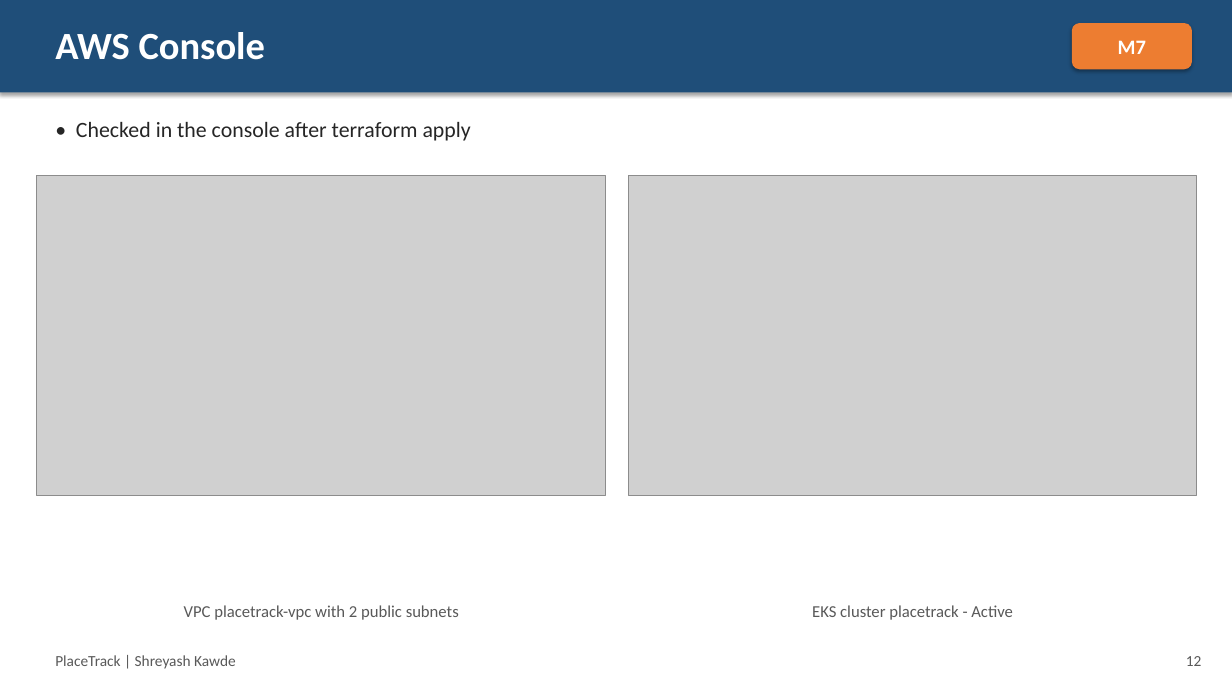
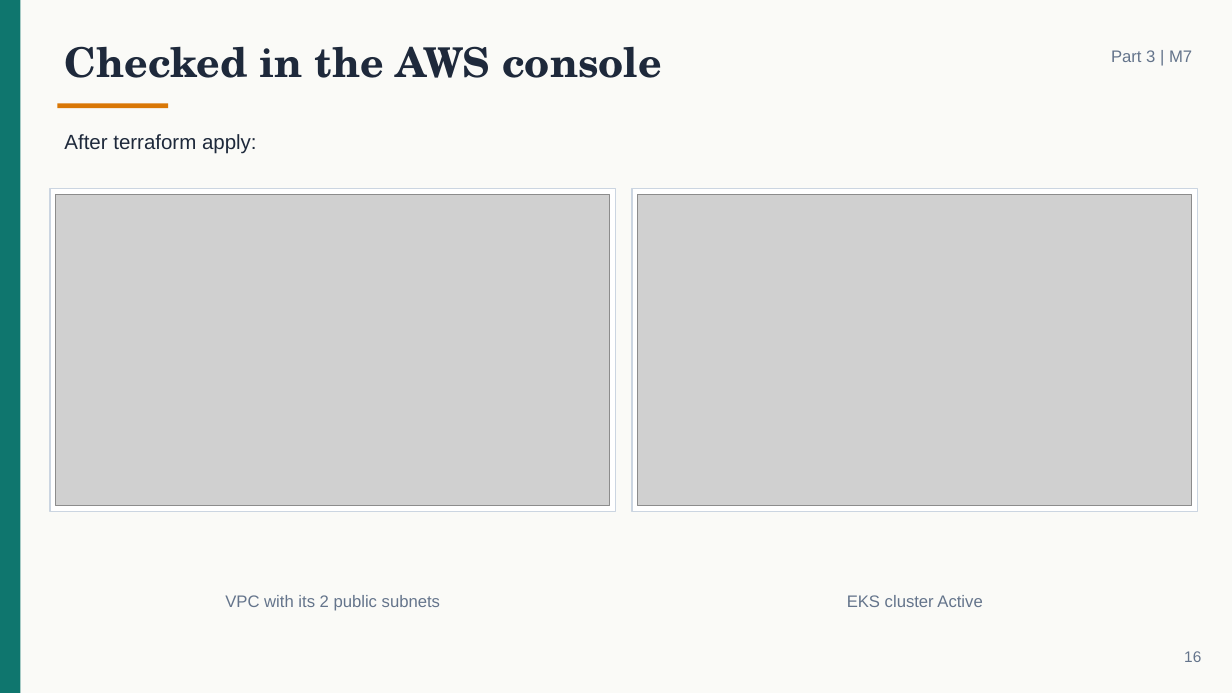
Before and after one commit to Shreyash-Beyond-Journeys-End/Devops_Final_Project, a slide deck: slide 16 of PlaceTrack-Capstone.pptx (slide 12 before the commit). Drawn at 1232x693 pixels with LibreOffice and Linux fonts; fonts in the diff are those of the drawing; grey boxes stand for pictures. Boxes give left, top, right and bottom in pixels: in the first picture for what was removed or moved away, otherwise in the second. Text is boxed around its words. In the diff, an @@ line names an element or a change of style, - is before the commit and + after.

```diff
--- a/PlaceTrack-Capstone.pptx
+++ b/PlaceTrack-Capstone.pptx
@@ rectangle removed at bbox=[0, 0, 1232, 92] @@
@@ rectangle added at bbox=[0, 0, 1232, 693], fill #FAFAF7 @@
@@ rectangle added at bbox=[0, 0, 20, 693], fill #0F766E @@
@@ rounded rectangle removed at bbox=[1072, 23, 1192, 69] @@
-M7
@@ text at bbox=[64, 46, 662, 78]: text changed; size 30 to 32 pt; font Calibri to TeX Gyre Schola; text colour #FFFFFF to #1E293B @@
-AWS Console
+Checked in the AWS console
@@ text added at bbox=[1111, 50, 1192, 62], 13 pt, text #64748B @@
+Part 3 | M7
@@ rectangle added at bbox=[57, 104, 168, 108], fill #D97706 @@
@@ text at bbox=[64, 134, 257, 154]: text changed; size 17 to 16 pt; font Calibri to Arial; text colour #262626 to #1E293B @@
-• Checked in the console after terraform apply
+After terraform apply:
@@ rectangle added at bbox=[50, 189, 616, 512], fill #FFFFFF, outline #CBD5E1 1 pt @@
@@ picture: place and size @@
-picture at bbox=[37, 176, 605, 495]
+picture at bbox=[55, 194, 610, 506]
@@ rectangle added at bbox=[632, 189, 1198, 512], fill #FFFFFF, outline #CBD5E1 1 pt @@
@@ picture: place and size @@
-picture at bbox=[628, 176, 1197, 495]
+picture at bbox=[638, 194, 1192, 506]
@@ text at bbox=[225, 595, 440, 611]: text changed; font Calibri to Arial; text colour #595959 to #64748B @@
-VPC placetrack-vpc with 2 public subnets
+VPC with its 2 public subnets
@@ text at bbox=[847, 595, 982, 607]: text changed; font Calibri to Arial; text colour #595959 to #64748B @@
-EKS cluster placetrack - Active
+EKS cluster Active
@@ text removed at bbox=[55, 655, 236, 669] @@
-PlaceTrack | Shreyash Kawde
@@ text added at bbox=[1184, 651, 1201, 662], 12 pt, text #64748B @@
+16
@@ text removed at bbox=[1186, 656, 1202, 666] @@
-12
```
Also in this commit, not shown: 10 other slides changed, 14 slides added, 9 slides removed, 1 other file.
